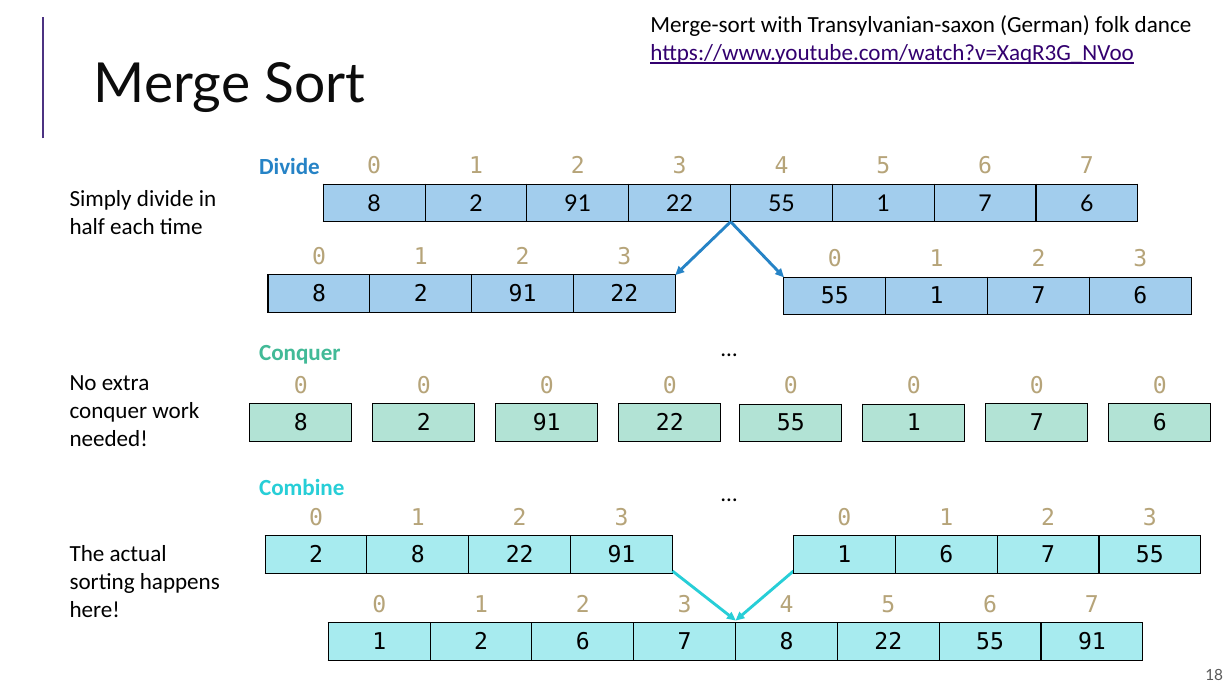
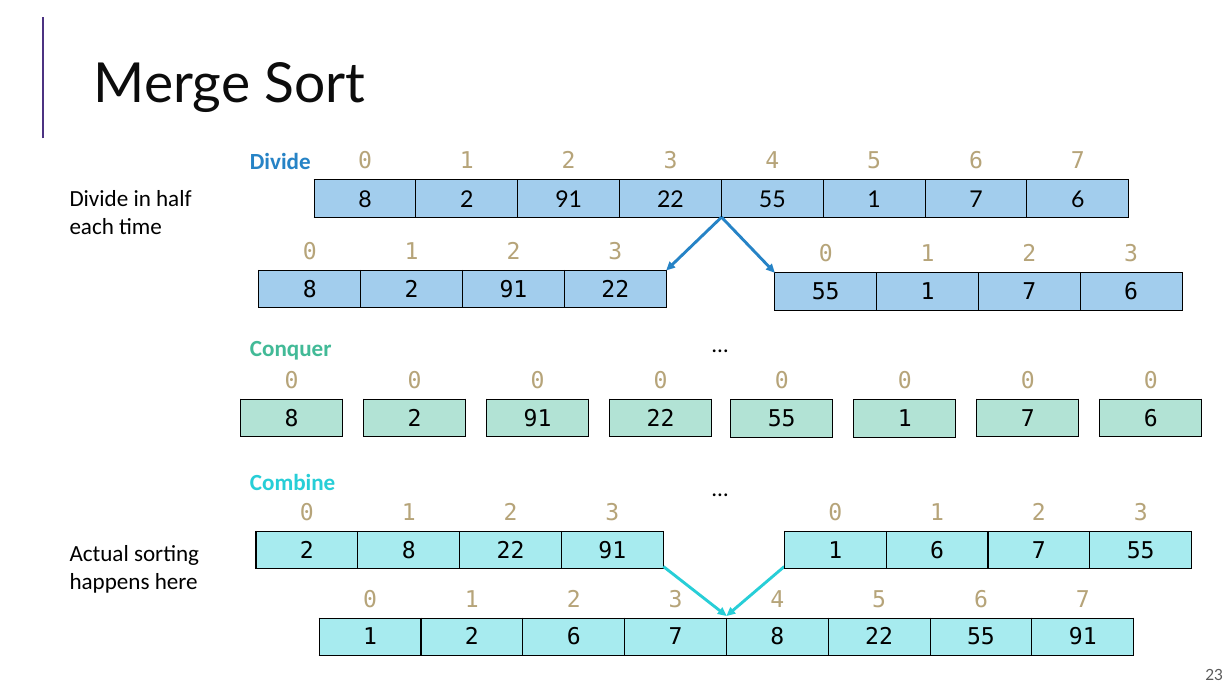
Before and after one commit to guhofstra/CSC111Fa25, a slide deck: slide 23 of PPTs/Lecture XX_Sorting.pptx (slide 18 before the commit). Drawn at 1232x693 pixels with LibreOffice and Linux fonts; fonts in the diff are those of the drawing. Boxes give left, top, right and bottom in pixels: in the first picture for what was removed or moved away, otherwise in the second. Text is boxed around its words. In the diff, an @@ line names an element or a change of style, - is before the commit and + after.

```diff
--- a/PPTs/Lecture XX_Sorting.pptx
+++ b/PPTs/Lecture XX_Sorting.pptx
@@ text removed at [650, 15, 1192, 64] @@
-Merge-sort with Transylvanian-saxon (German) folk dance
-https://www.youtube.com/watch?v=XaqR3G_NVoo
@@ text at [70, 190, 192, 234]: text changed @@
-Simply divide in half each time
+Divide in half each time
@@ 14 tables, 5 texts, 4 arrows: place and size @@
-14 tables, 5 texts, 4 arrows at [250, 147, 1211, 660]
+14 tables, 5 texts, 4 arrows at [241, 142, 1202, 656]
@@ text removed at [70, 375, 199, 446] @@
-No extra conquer work needed!
@@ text at [70, 545, 199, 593]: text changed @@
-The actual sorting happens here!
+Actual sorting happens here
@@ page number at [1205, 669, 1223, 680]: text changed @@
-18
+23
```
Also in this commit, not shown: 12 other slides changed, 8 slides added, 3 slides removed, 53 other files.
